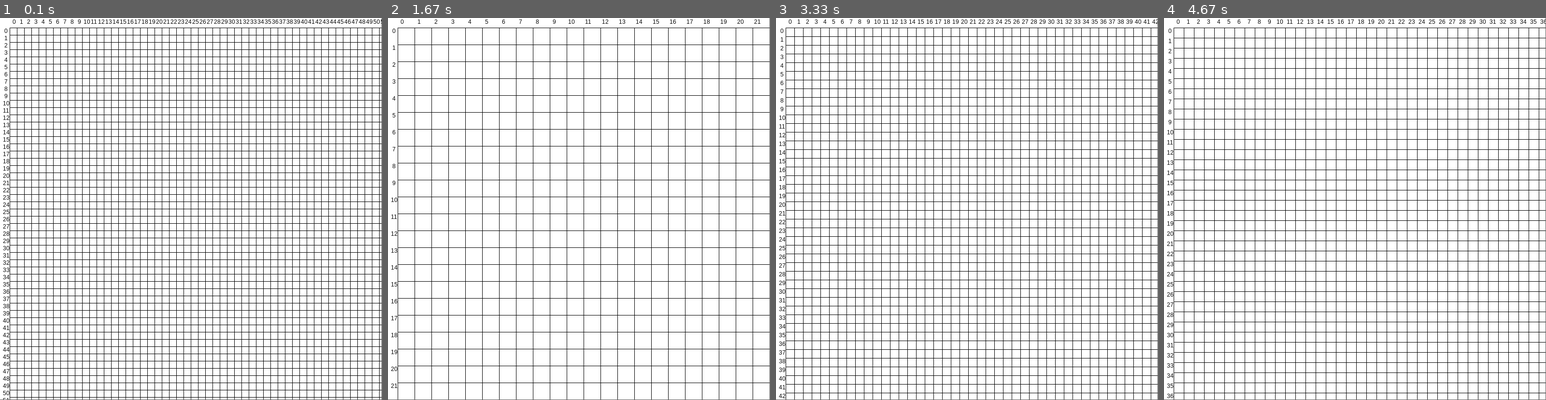
Above: before the commit, frames 1-4 (left to right).
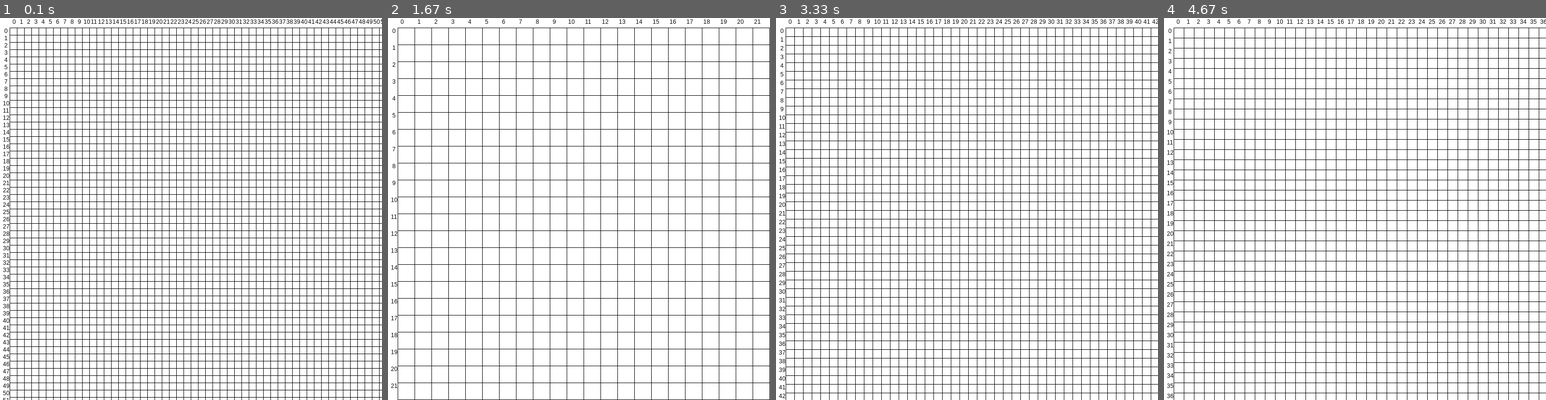
Above: after the commit, the same moments.

Repository: Archanciel/Learning_Pygame
Game: pygame game, started from draw_grid/main.py
The game is run twice, just before and just after one commit, with the same random seed, the same clock (stepped at 60 frames per second) and the same inputs.
Inputs:
- Up to frame 1 (0.1 s): no input
- Up to frame 2 (1.67 s): hold Up 0.33-0.8 s; hold Down 0.83-1.13 s; hold Up 1.17-1.53 s; hold Down from 1.57 s (still down)
- Up to frame 3 (3.33 s): release Down at 1.93 s; hold Up 1.97-2.27 s; hold Down 2.3-2.6 s; hold Up 2.63-3 s; hold Down from 3.03 s (still down)
- Up to frame 4 (4.67 s): release Down at 3.4 s; hold Up 3.43-3.73 s; hold Down 3.77-4.07 s; hold Up 4.1-4.47 s; hold Down from 4.5 s (still down)
In our replay, the window is 790x790 before the commit and 791x791 after it. These sizes can differ from the game's own. Grey fills any space a smaller window leaves; there, only what the larger window draws over its background counts as a difference.

The runs differ from the first frame. In frame 1, less than 0.1% of the frame differs, in the area x 0-100%, y 0-100%; in frame 2, less than 0.1%; in frame 3, less than 0.1%; in frame 4, less than 0.1%.

Commit message:
correctly set internal cell value matrix size

Diff:
--- a/draw_grid/grid.py
+++ b/draw_grid/grid.py
@@ -9,7 +9,13 @@
         self.cellSize = cellSize
         self.initCellValue = initCellValue
         self.setGridDimension()
-        self.cellValueGrid = [[initCellValue for i in range(surface.get_width())] for j in range(surface.get_height())]
+
+        '''
+        Dimensioning the internal value grid to the max displayable cell number.
+        Since one cell can occupy a minuimum of 1 px and the grid line width
+        is 1 px, 2 cells will require
+        '''
+        self.cellValueGrid = [[initCellValue for i in range(surface.get_width() // 2)] for j in range(surface.get_height() // 2)]
         self.font = pg.font.SysFont('arial', 12, False)
         self.drawAxisLabel = True
 
@@ -50,7 +56,7 @@
 
     def zoomIn(self):
         delta = self.cellSize // 10
-
+        print('zoom in: cellsize {}, delta {}'.format(self.cellSize, delta))
         if delta <= 0:
             delta = 1
 
@@ -66,6 +72,7 @@
 
     def zoomOut(self):
         delta = self.cellSize // 10
+        print('zoom out: cellsize {}, delta {}'.format(self.cellSize, delta))
 
         if delta <= 0:
             delta = 1
@@ -74,5 +81,6 @@
             self.cellSize -= delta
             if self.cellSize <= 11:
                 self.drawAxisLabel = False
+        print('end zoom out: cellsize {}, delta {}'.format(self.cellSize, delta))
 
         self.setGridDimension()
--- a/draw_grid/settings.py
+++ b/draw_grid/settings.py
@@ -1,7 +1,7 @@
 # game options/settings
 TITLE = "Draw grid"
 WINDOWS_LOCATION = '100,20'
-GRID_SIZE = 790 # grid is always a square !
+GRID_SIZE = 791 # grid is always a square !
 FPS = 30
 
 # define colors
